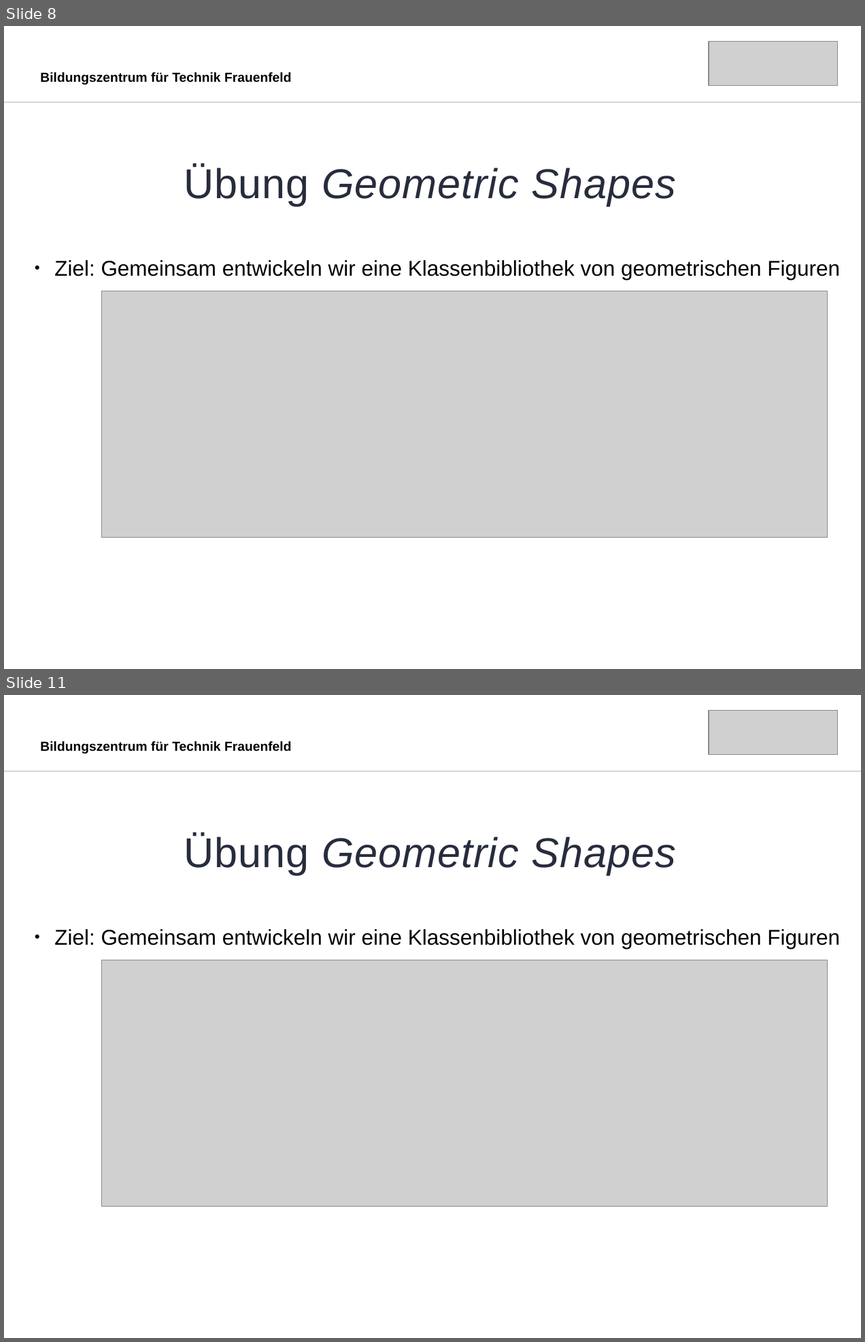
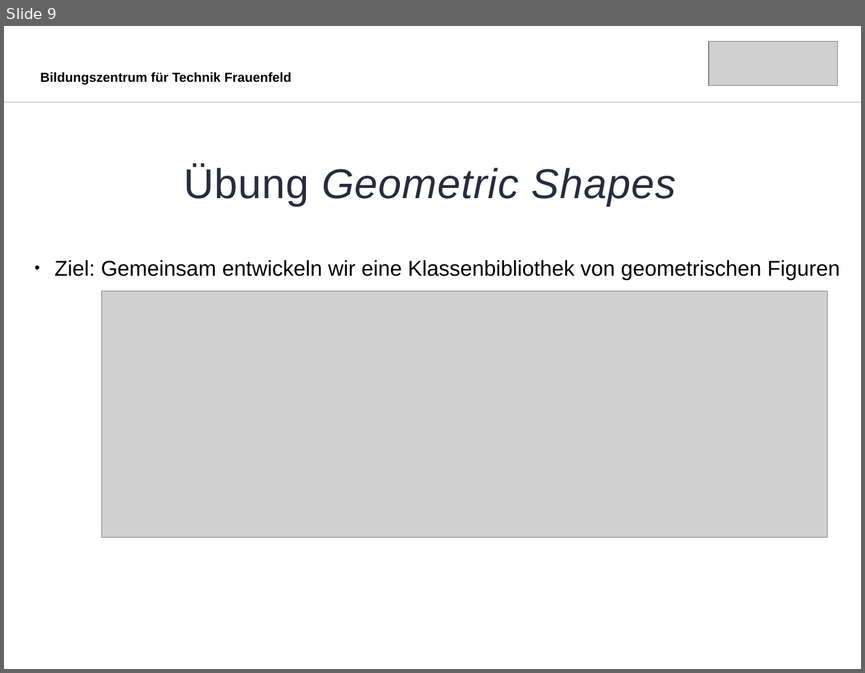
Before and after one commit to MicCalo/Applikationsentwicklung, a slide deck: Tag 7/Slides.odp. Shown one above the other, each under a label of ours: slides 8 and 11 before the commit, slide 9 after it; the slides between them are not shown. The pictures are 865x1342 and 865x673 pixels, drawn with LibreOffice and Linux fonts; fonts in the diff are those of the drawing; grey boxes stand for pictures. Boxes give left, top, right and bottom in pixels: in the first picture for what was removed or moved away, otherwise in the second. Text is boxed around its words. In the diff, an @@ line names an element or a change of style, - is before the commit and + after.

```diff
--- a/Tag 7/Slides.odp
+++ b/Tag 7/Slides.odp
@@ slide 11 removed at bbox=[4, 695, 861, 1338], background #FFFFFF @@
@@ picture removed at bbox=[708, 711, 838, 755] @@
@@ text removed at bbox=[40, 741, 292, 753] @@
-Bildungszentrum für Technik Frauenfeld
@@ line removed from (4, 771) to (861, 771) @@
@@ text removed at bbox=[184, 834, 675, 875] @@
-Übung Geometric Shapes
@@ text removed at bbox=[54, 929, 840, 949] @@
-● Ziel: Gemeinsam entwickeln wir eine Klassenbibliothek von geometrischen Figuren
@@ picture removed at bbox=[102, 960, 827, 1206] @@
@@ what was slide 8 is now slide 9 @@
```
Also in this commit, not shown: 4 slides changed, 5 slides added, 12 other files.
